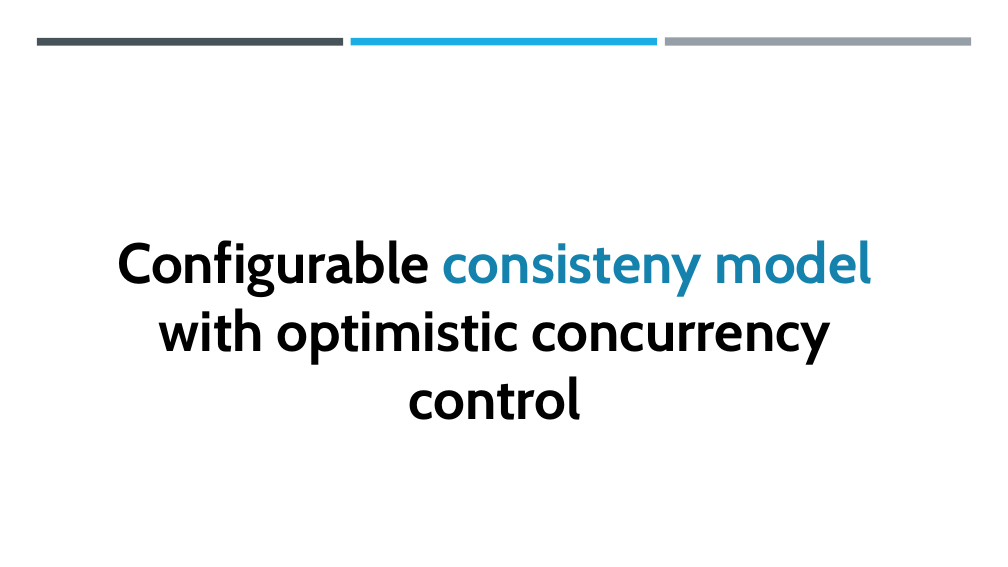
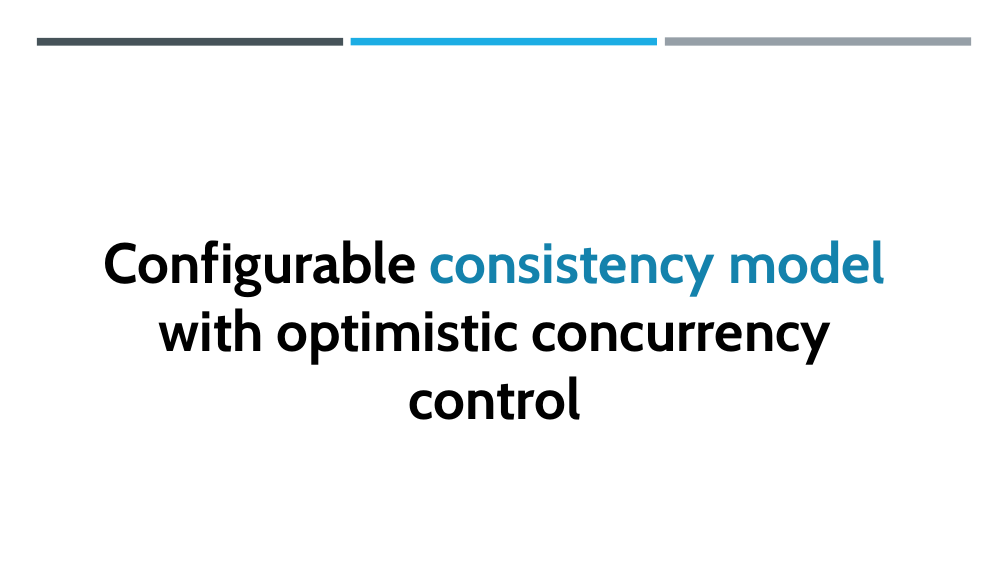
Before and after one commit to exactly-once/workshop, a slide deck: slide 5 of Lectures/cosmosdb.pptx. Drawn at 1008x567 pixels with LibreOffice and Linux fonts; fonts in the diff are those of the drawing. Boxes give left, top, right and bottom in pixels: in the first picture for what was removed or moved away, otherwise in the second. Text is boxed around its words. In the diff, an @@ line names an element or a change of style, - is before the commit and + after.

```diff
--- a/Lectures/cosmosdb.pptx
+++ b/Lectures/cosmosdb.pptx
@@ text at (104, 240, 885, 296): text changed @@
-Configurable consisteny model
+Configurable consistency model
```
Also in this commit, not shown: 1 other slide changed, 1 slide removed.
